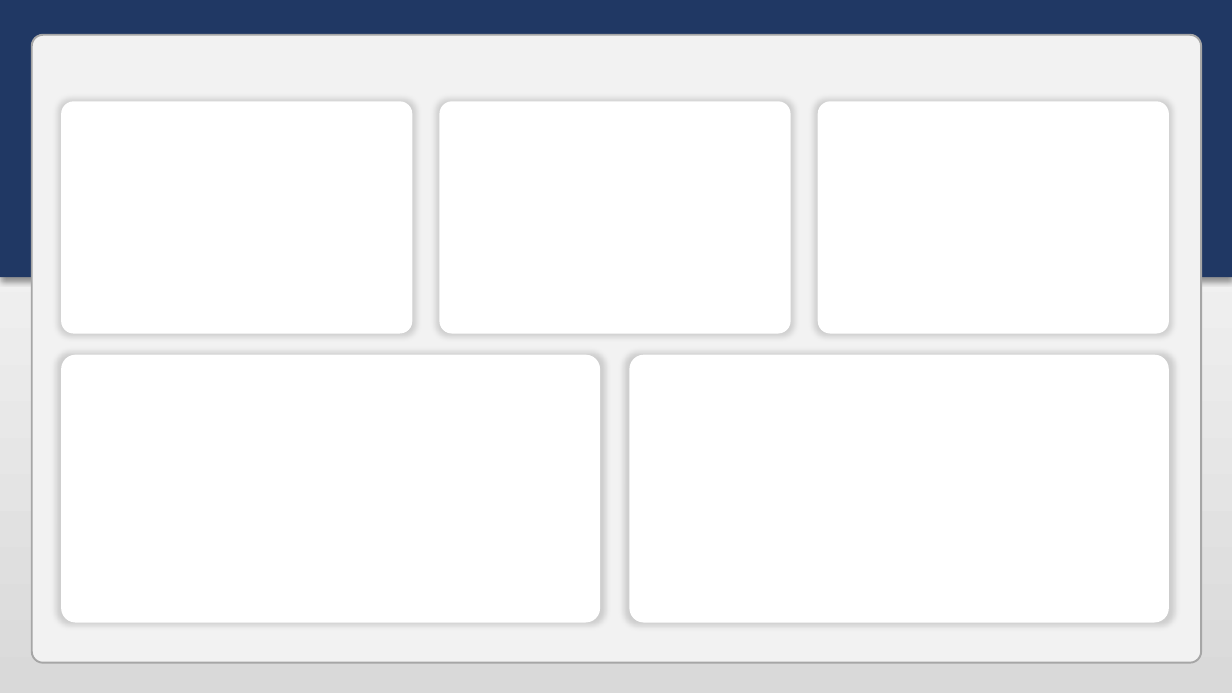
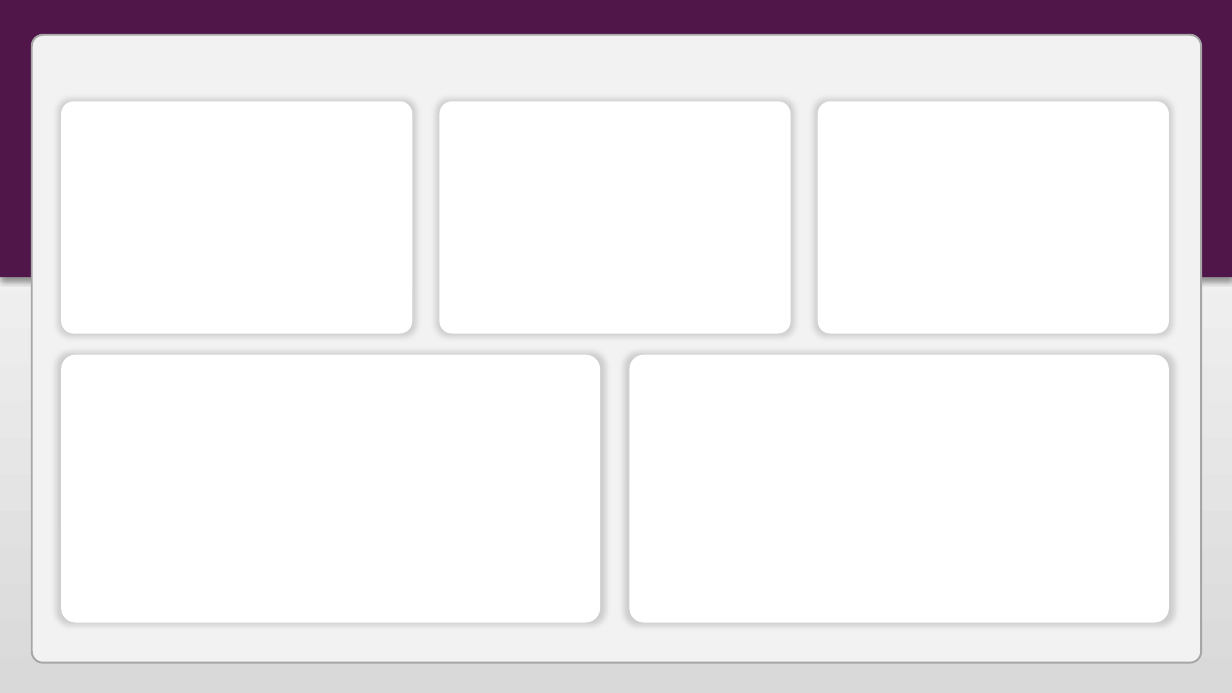
Before and after one commit to fernandomuzaber/data-analytics-projects, a slide deck: slide 6 of Proyectos/Proyecto8 - Funciones Adicionales de Power BI/Recursos/Interfaces+Power+BI/Fondos/Fondos Plantilla.pptx (slide 5 before the commit). Drawn at 1232x693 pixels with LibreOffice and Linux fonts; fonts in the diff are those of the drawing. Boxes give left, top, right and bottom in pixels: in the first picture for what was removed or moved away, otherwise in the second. Text is boxed around its words. In the diff, an @@ line names an element or a change of style, - is before the commit and + after.

```diff
--- a/Proyectos/Proyecto8 - Funciones Adicionales de Power BI/Recursos/Interfaces+Power+BI/Fondos/Fondos Plantilla.pptx
+++ b/Proyectos/Proyecto8 - Funciones Adicionales de Power BI/Recursos/Interfaces+Power+BI/Fondos/Fondos Plantilla.pptx
@@ rectangle at [0,0,1232,277]: fill #203864 to #501649 @@
```
Also in this commit, not shown: 12 other slides changed, 1 slide added, 4 other files.
